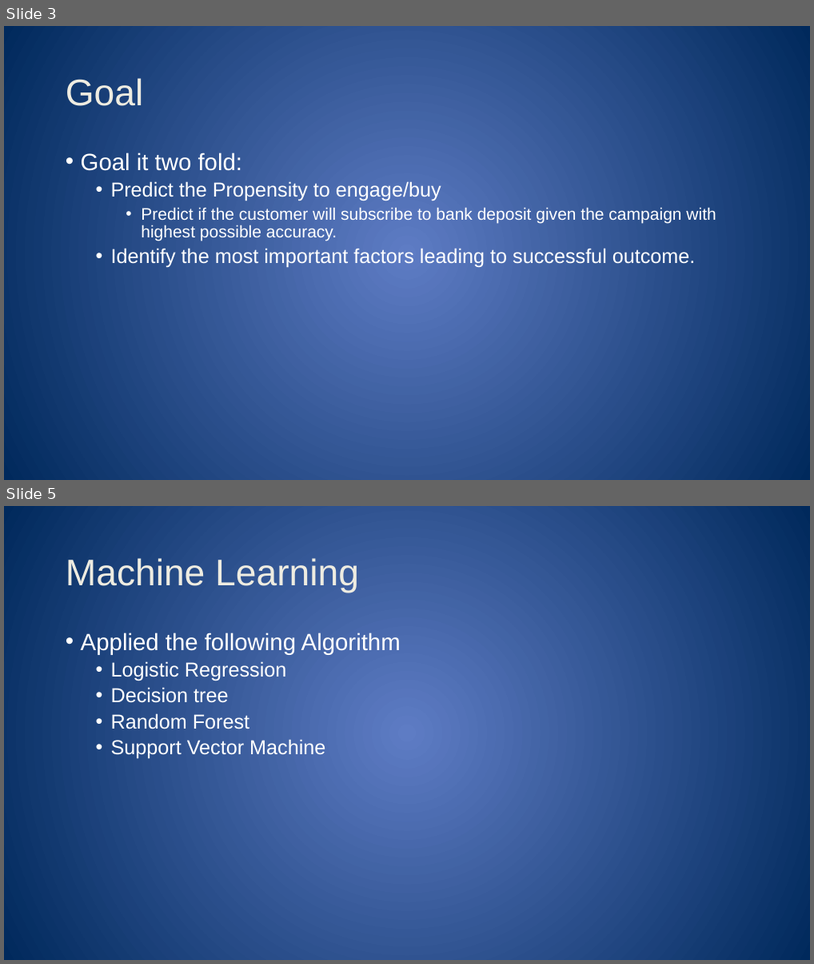
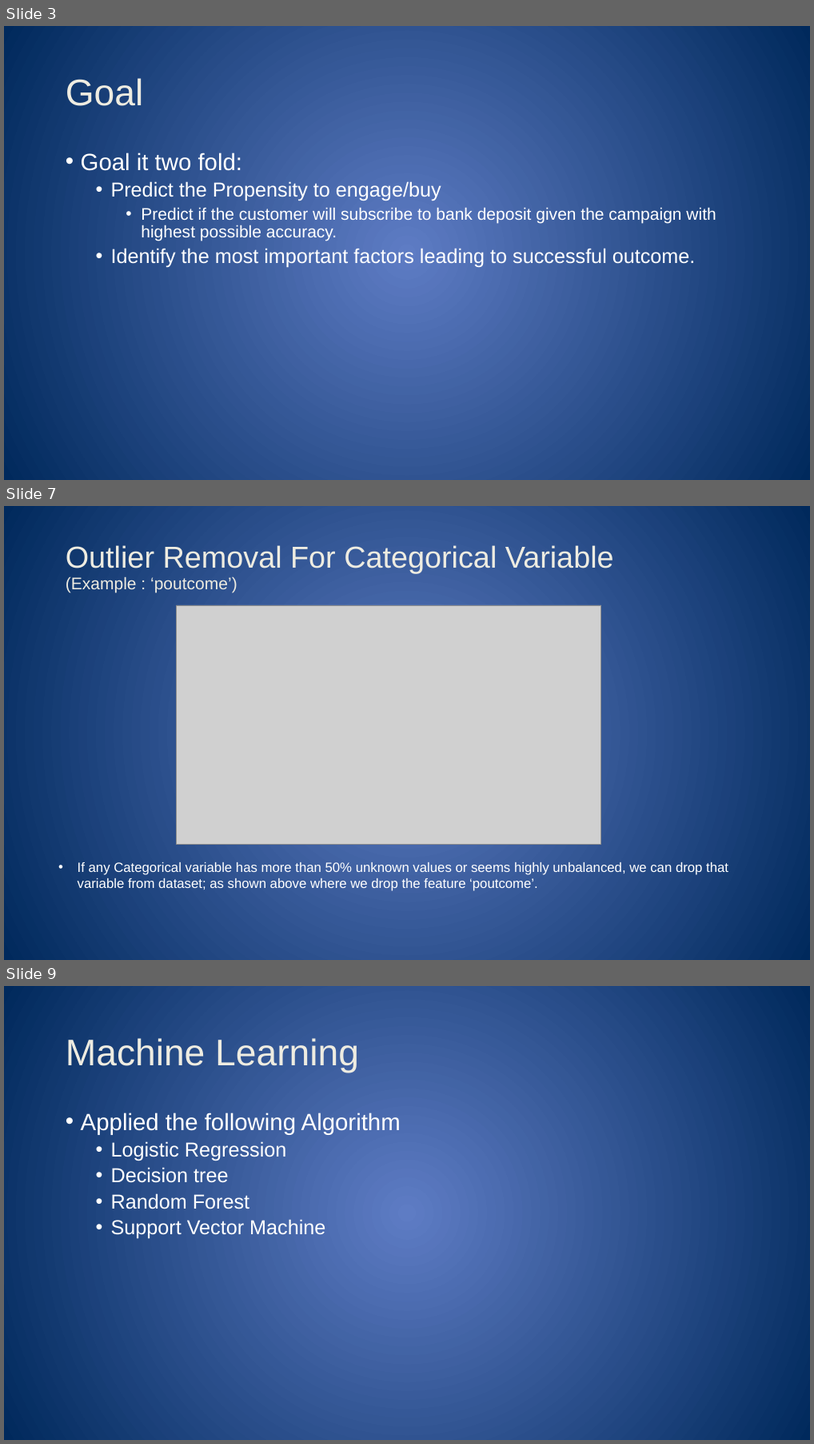
Before and after one commit to chinshaunakdesai/DataScienceWork, a slide deck: PropensityToBuy/Project_Presentation.pptx. Shown one above the other, each under a label of ours: slides 3 and 5 before the commit, slides 3, 7 and 9 after it; the slides between them are not shown. The pictures are 814x964 and 814x1444 pixels, drawn with LibreOffice and Linux fonts; fonts in the diff are those of the drawing; grey boxes stand for pictures. Boxes give left, top, right and bottom in pixels: in the first picture for what was removed or moved away, otherwise in the second. Text is boxed around its words. In the diff, an @@ line names an element or a change of style, - is before the commit and + after.

```diff
--- a/PropensityToBuy/Project_Presentation.pptx
+++ b/PropensityToBuy/Project_Presentation.pptx
@@ slide 7 added at [4, 506, 810, 960], background gradient #5E7CC5 to #00295C @@
@@ title added at [66, 545, 614, 592], 36 pt, text #EEECE1 @@
+Outlier Removal For Categorical Variable
+(Example : ‘poutcome’)
@@ picture added at [177, 605, 602, 844] @@
@@ text added at [78, 862, 729, 891], 16 pt, text #FFFFFF @@
+• If any Categorical variable has more than 50% unknown values or seems highly unbalanced, we can drop that variable from dataset; as shown above where we drop the feature ‘poutcome’.
@@ what was slide 5 is now slide 9 @@
```
Also in this commit, not shown: 1 slide changed, 3 other slides added.
